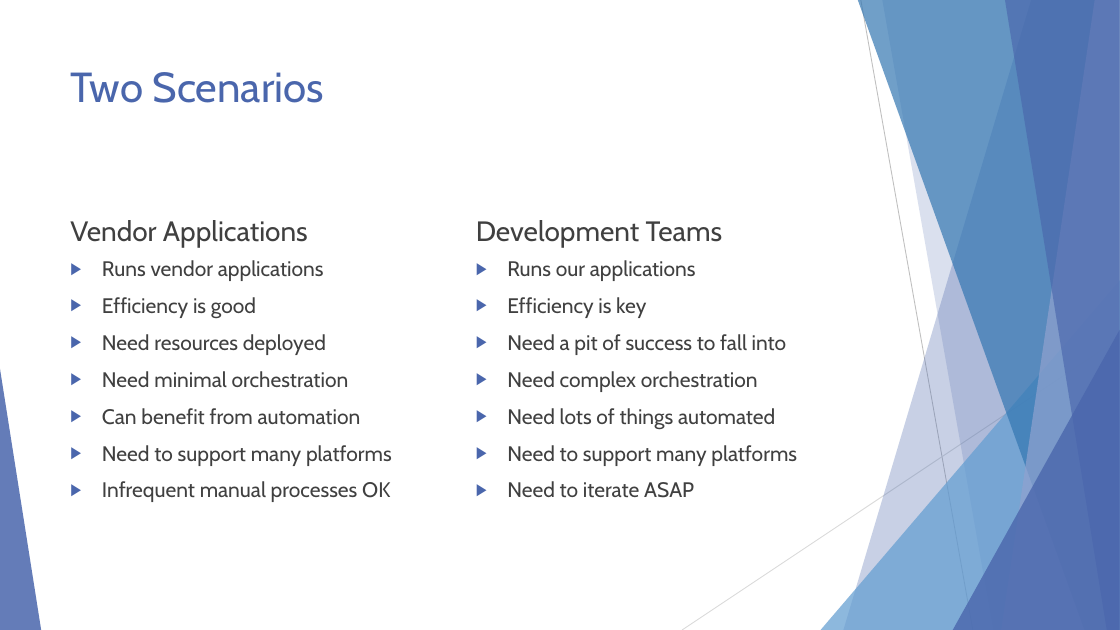
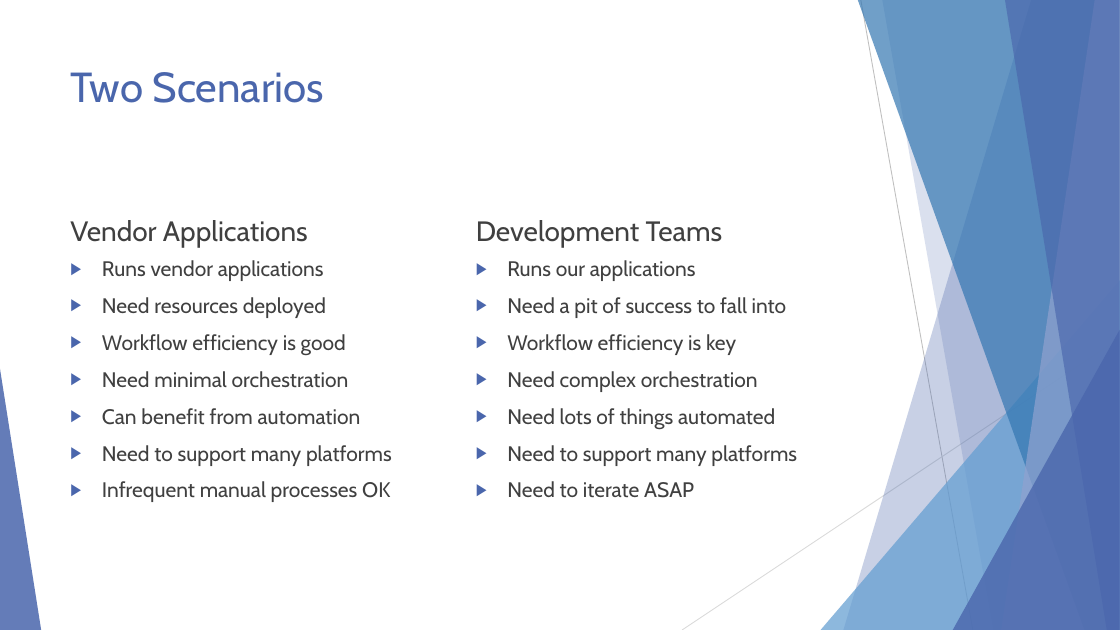
Before and after one commit to EnterpriseProductsLP/docker-straw-man, a slide deck: slide 15 of Docker Proofs of Concept.pptx. Drawn at 1120x630 pixels with LibreOffice and Linux fonts; fonts in the diff are those of the drawing. Boxes give left, top, right and bottom in pixels: in the first picture for what was removed or moved away, otherwise in the second. Text is boxed around its words. In the diff, an @@ line names an element or a change of style, - is before the commit and + after.

```diff
--- a/Docker Proofs of Concept.pptx
+++ b/Docker Proofs of Concept.pptx
@@ text at box(102, 297, 256, 318): paragraph removed @@
-▶ Efficiency is good
@@ text at box(507, 297, 646, 318): paragraph removed @@
-▶ Efficiency is key
@@ text at box(102, 334, 346, 355): paragraph added @@
+▶ Workflow efficiency is good
@@ text at box(507, 334, 736, 355): paragraph added @@
+▶ Workflow efficiency is key
```
Also in this commit, not shown: 2 other slides changed.
